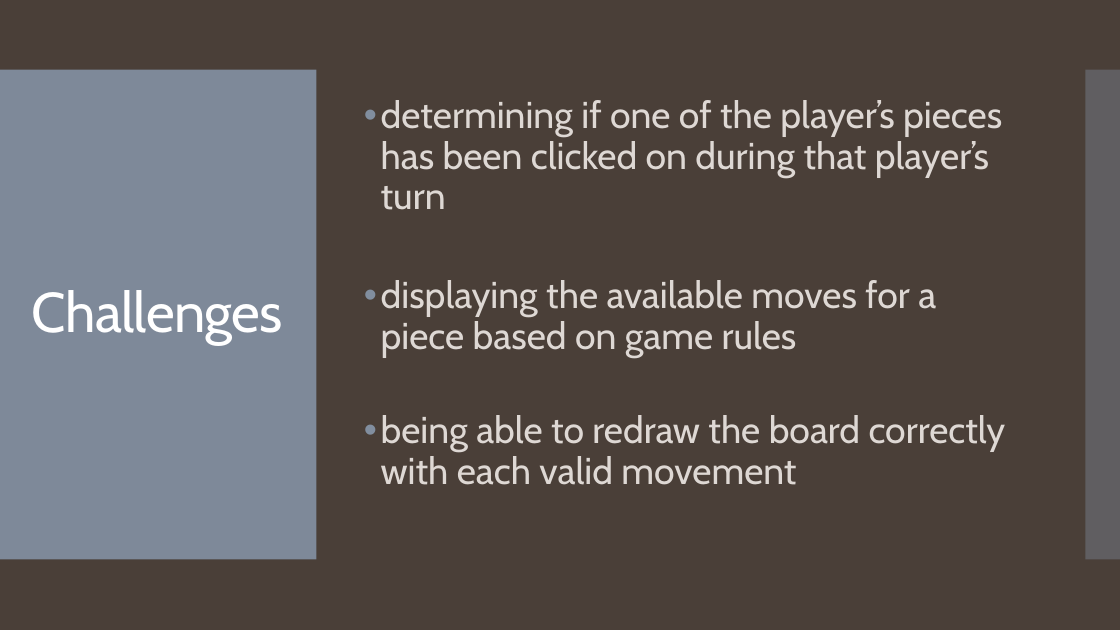
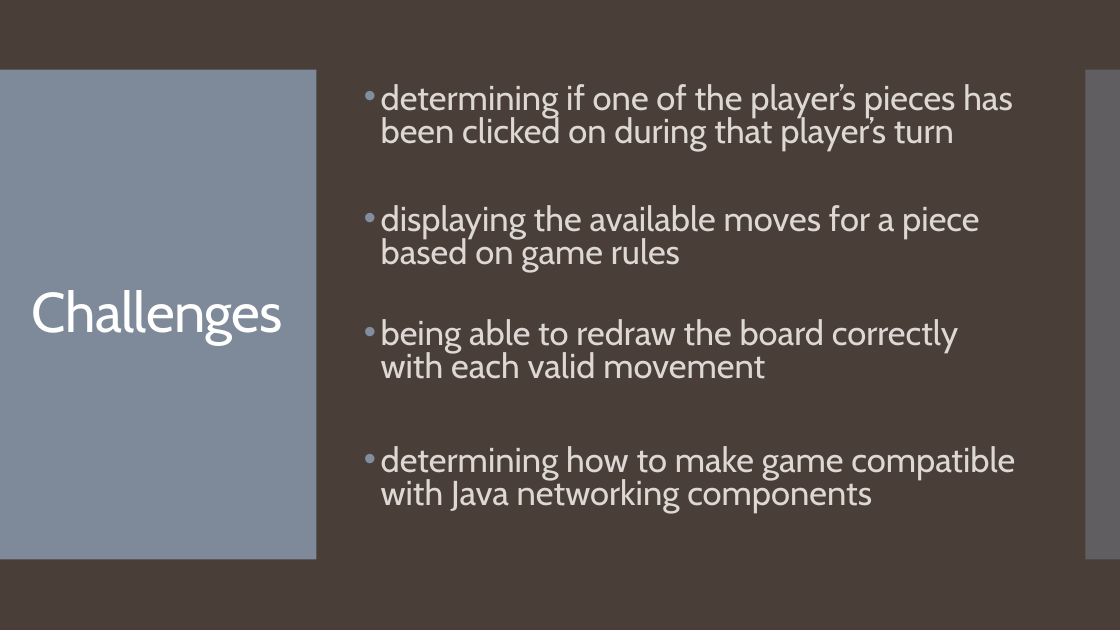
Before and after one commit to jmuoghalu/EECS448_P2PCheckers, a slide deck: slide 7 of presentation/EECS 448- Project 3 Presentation.pptx. Drawn at 1120x630 pixels with LibreOffice and Linux fonts; fonts in the diff are those of the drawing. Boxes give left, top, right and bottom in pixels: in the first picture for what was removed or moved away, otherwise in the second. Text is boxed around its words. In the diff, an @@ line names an element or a change of style, - is before the commit and + after.

```diff
--- a/presentation/EECS 448- Project 3 Presentation.pptx
+++ b/presentation/EECS 448- Project 3 Presentation.pptx
@@ text at (381,84,1013,379): size 32 to 29.6 pt in "determining if one of the player’s pieces ...", "displaying the available moves for a piece ...", "being able to redraw the board correctly ..."; line spacing 0.9 to 0.8 @@
@@ text at (381,446,1015,513): paragraph added @@
+• determining how to make game compatible with Java networking components
```
Also in this commit, not shown: 4 other slides changed.
